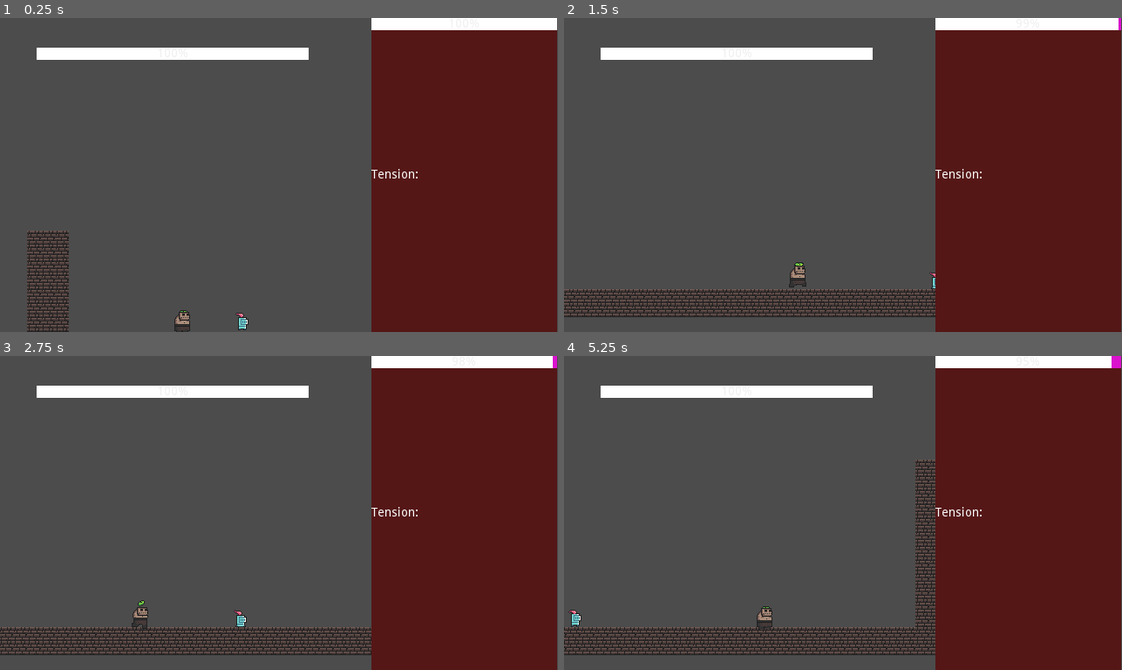
Above: before the commit, frames 1-4 (two rows, left to right).
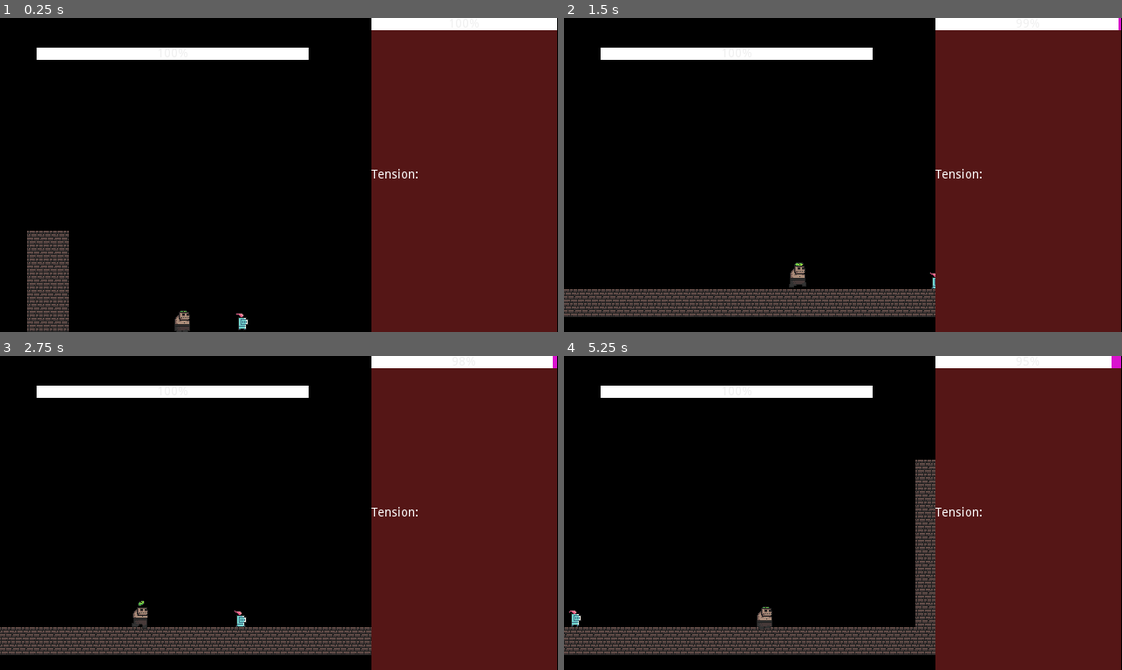
Above: after the commit, the same moments.

Repository: lemosvncs/youaretheboss
Game: Godot game, scene res://Source/Levels/WindowManager.tscn
Two runs of this game, one before a commit and one after it. Both use one fixed random seed, a clock stepped at 60 frames per second and the inputs below.
Inputs:
- Up to frame 1 (0.25 s): no input
- Up to frame 2 (1.5 s): hold Right (ui_right) from 0.53 s (still down); tap Space (jump) at 0.77 s
- Up to frame 3 (2.75 s): tap Space (jump) at 1.52 s; release Right (ui_right) at 2.03 s; hold Left (ui_left) from 2.03 s (still down)
- Up to frame 4 (5.25 s): release Left (ui_left) at 2.78 s; hold Right (ui_right) 2.78-4.28 s; tap Space (jump) at 3.02, 3.77, 4.52 s; hold Left (ui_left) 4.28-5.03 s; hold Right (ui_right) from 5.03 s (still down)

The runs differ from the first frame. In frame 1, 62% of the frame differs, in the area x 0-100%, y 0-100%; in frame 2, 59%; in frame 3, 59%; in frame 4, 57%.

Commit message:
asset import

Diff:
--- /dev/null
+++ b/Assets/MyTiles.tscn
@@ -0,0 +1,100 @@
+[gd_scene load_steps=9 format=2]
+
+[ext_resource path="res://Assets/tileset3.png" type="Texture" id=1]
+[ext_resource path="res://Assets/tileset2.png" type="Texture" id=2]
+[ext_resource path="res://Assets/tileset1.png" type="Texture" id=3]
+[ext_resource path="res://Assets/tileset4.png" type="Texture" id=4]
+
+[sub_resource type="ConvexPolygonShape2D" id=1]
+points = PoolVector2Array( 16, 16, 0, 16, 0, 0, 16, 0 )
+
+[sub_resource type="ConvexPolygonShape2D" id=2]
+points = PoolVector2Array( 16, 16, 0, 16, 0, 0, 16, 0 )
+
+[sub_resource type="ConvexPolygonShape2D" id=3]
+points = PoolVector2Array( 16, 16, 0, 16, 0, 0, 16, 0 )
+
+[sub_resource type="TileSet" id=4]
+0/name = "tileset4.png 0"
+0/texture = ExtResource( 4 )
+0/tex_offset = Vector2( 0, 0 )
+0/modulate = Color( 1, 1, 1, 1 )
+0/region = Rect2( 0, 0, 16, 16 )
+0/tile_mode = 0
+0/occluder_offset = Vector2( 0, 0 )
+0/navigation_offset = Vector2( 0, 0 )
+0/shape_offset = Vector2( 0, 0 )
+0/shape_transform = Transform2D( 1, 0, 0, 1, 0, 0 )
+0/shape_one_way = false
+0/shape_one_way_margin = 0.0
+0/shapes = [  ]
+0/z_index = 0
+1/name = "tileset3.png 1"
+1/texture = ExtResource( 1 )
+1/tex_offset = Vector2( 0, 0 )
+1/modulate = Color( 1, 1, 1, 1 )
+1/region = Rect2( 0, 0, 16, 16 )
+1/tile_mode = 0
+1/occluder_offset = Vector2( 0, 0 )
+1/navigation_offset = Vector2( 0, 0 )
+1/shape_offset = Vector2( 0, 0 )
+1/shape_transform = Transform2D( 1, 0, 0, 1, 0, 0 )
+1/shape = SubResource( 1 )
+1/shape_one_way = false
+1/shape_one_way_margin = 1.0
+1/shapes = [ {
+"autotile_coord": Vector2( 0, 0 ),
+"one_way": false,
+"one_way_margin": 1.0,
+"shape": SubResource( 1 ),
+"shape_transform": Transform2D( 1, 0, 0, 1, 0, 0 )
+} ]
+1/z_index = 0
+2/name = "tileset2.png 2"
+2/texture = ExtResource( 2 )
+2/tex_offset = Vector2( 0, 0 )
+2/modulate = Color( 1, 1, 1, 1 )
+2/region = Rect2( 0, 0, 16, 16 )
+2/tile_mode = 0
+2/occluder_offset = Vector2( 0, 0 )
+2/navigation_offset = Vector2( 0, 0 )
+2/shape_offset = Vector2( 0, 0 )
+2/shape_transform = Transform2D( 1, 0, 0, 1, 0, 0 )
+2/shape = SubResource( 2 )
+2/shape_one_way = false
+2/shape_one_way_margin = 1.0
+2/shapes = [ {
+"autotile_coord": Vector2( 0, 0 ),
+"one_way": false,
+"one_way_margin": 1.0,
+"shape": SubResource( 2 ),
+"shape_transform": Transform2D( 1, 0, 0, 1, 0, 0 )
+} ]
+2/z_index = 0
+3/name = "tileset1.png 3"
+3/texture = ExtResource( 3 )
+3/tex_offset = Vector2( 0, 0 )
+3/modulate = Color( 1, 1, 1, 1 )
+3/region = Rect2( 0, 0, 16, 16 )
+3/tile_mode = 0
+3/occluder_offset = Vector2( 0, 0 )
+3/navigation_offset = Vector2( 0, 0 )
+3/shape_offset = Vector2( 0, 0 )
+3/shape_transform = Transform2D( 1, 0, 0, 1, 0, 0 )
+3/shape = SubResource( 3 )
+3/shape_one_way = false
+3/shape_one_way_margin = 1.0
+3/shapes = [ {
+"autotile_coord": Vector2( 0, 0 ),
+"one_way": false,
+"one_way_margin": 1.0,
+"shape": SubResource( 3 ),
+"shape_transform": Transform2D( 1, 0, 0, 1, 0, 0 )
+} ]
+3/z_index = 0
+
+[node name="MyTiles" type="TileMap"]
+tile_set = SubResource( 4 )
+cell_size = Vector2( 16, 16 )
+collision_layer = 4
+format = 1
--- a/project.godot
+++ b/project.godot
@@ -62,4 +62,5 @@
 
 [rendering]
 
+environment/default_clear_color=Color( 0, 0, 0, 1 )
 environment/default_environment="res://default_env.tres"
Binary file added: Assets/bg_separator.png
Not shown, added: Assets/bg_separator.png.import
Binary file added: Assets/tileset1.png
Binary file added: Assets/tileset2.png
Not shown, added: Assets/tileset2.png.import
Binary file added: Assets/tileset3.png
Not shown, added: Assets/tileset3.png.import
Binary file added: Assets/tileset4.png
Not shown, added: Assets/tileset4.png.import
Not shown, added: .gitignore
